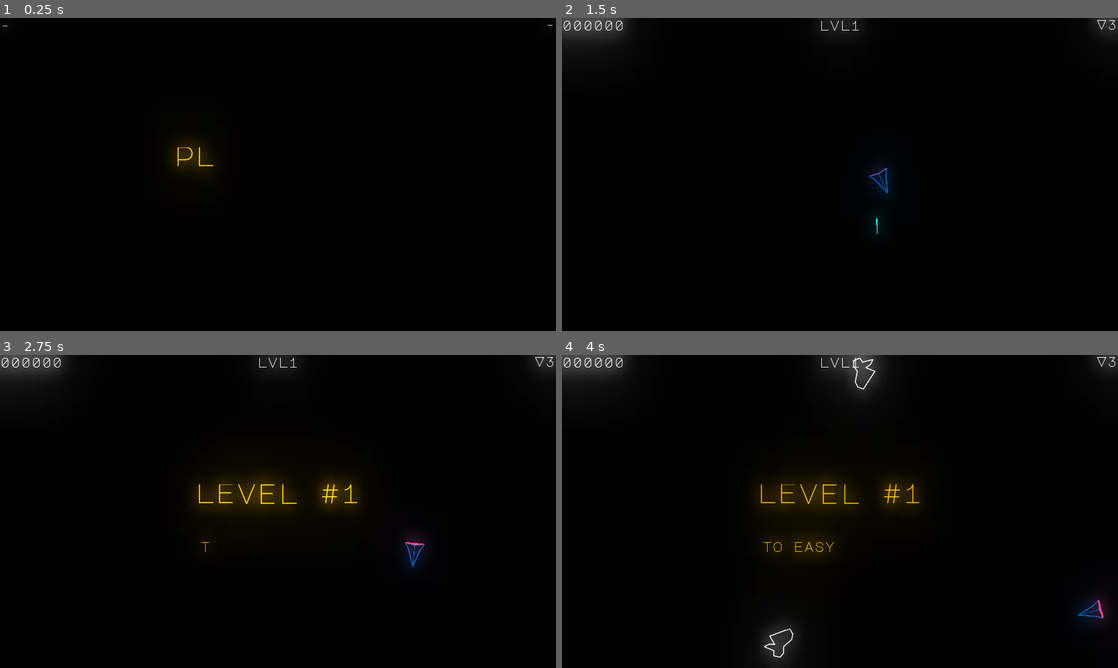
Above: before the commit, frames 1-4 (two rows, left to right).
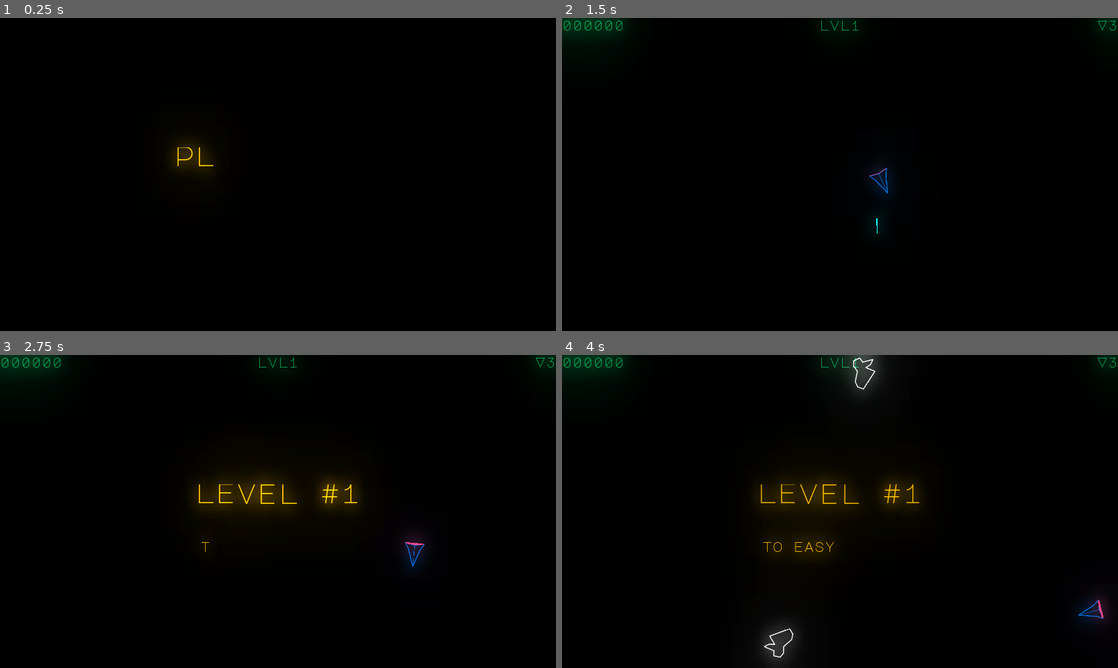
Above: after the commit, the same moments.

Repository: liske/Planetoids
Game: Godot game, scene res://scenes/Space.tscn
The game is run twice, just before and just after one commit, with the same random seed, the same clock (stepped at 60 frames per second) and the same inputs.
Inputs:
- Up to frame 1 (0.25 s): no input
- Up to frame 2 (1.5 s): hold Right (rotate_right) 0.53-1.28 s; hold W (boost) 0.53-1.28 s; hold Left (rotate_left) from 1.28 s (still down); tap Space (shoot) at 1.35 s
- Up to frame 3 (2.75 s): release Left (rotate_left) at 2.03 s; hold Right (rotate_right) from 2.03 s (still down); hold W (boost) from 2.03 s (still down)
- Up to frame 4 (4 s): release W (boost) at 2.78 s; tap Space (shoot) at 2.85 s; release Right (rotate_right) at 3.53 s; hold Left (rotate_left) from 3.53 s (still down); hold W (boost) from 3.53 s (still down)

The runs differ from the first frame. In frame 1, less than 0.1% of the frame differs, in the area x 0-100%, y 2-3%; in frame 2, 1.3%, in the area x 0-100%, y 0-9%; in frame 3, 1.3%; in frame 4, 1.3%.

Commit message:
HUD: add configurable footer labels

Diff:
--- a/objects/controls/HUD.gd
+++ b/objects/controls/HUD.gd
@@ -8,6 +8,12 @@
 
 func update_score(value):
 	$Score.text = "%06d" % value
+
+func set_footer_left(text):
+	$FooterLeft.text = text
+
+func set_footer_right(text):
+	$FooterRight.text = text
 
 func show_idle():
 	$AnimationPlayer.stop()
--- a/objects/controls/HUD.tscn
+++ b/objects/controls/HUD.tscn
@@ -1,8 +1,9 @@
-[gd_scene load_steps=7 format=2]
+[gd_scene load_steps=8 format=2]
 
 [ext_resource path="res://objects/fonts/MajorMonoDisplay LARGE.tres" type="DynamicFont" id=1]
 [ext_resource path="res://objects/fonts/MajorMonoDisplay SMALL.tres" type="DynamicFont" id=2]
 [ext_resource path="res://objects/controls/HUD.gd" type="Script" id=3]
+[ext_resource path="res://objects/fonts/MajorMonoDisplay TINY.tres" type="DynamicFont" id=4]
 
 [sub_resource type="Animation" id=3]
 resource_name = "Continuously"
@@ -238,28 +239,51 @@
 script = ExtResource( 3 )
 
 [node name="Score" type="Label" parent="."]
-margin_right = 40.0
-margin_bottom = 14.0
+margin_right = 320.0
+margin_bottom = 33.0
+rect_pivot_offset = Vector2( 1317, 284 )
+custom_colors/font_color = Color( 0, 0.666667, 0.333333, 1 )
 custom_fonts/font = ExtResource( 2 )
-text = "-"
 
 [node name="Level" type="Label" parent="."]
 margin_left = 320.0
 margin_right = 960.0
 margin_bottom = 33.0
 grow_horizontal = 2
+custom_colors/font_color = Color( 0, 0.666667, 0.333333, 1 )
 custom_fonts/font = ExtResource( 2 )
 align = 1
 
 [node name="Lives" type="Label" parent="."]
-margin_left = 1135.0
-margin_top = -1.0
-margin_right = 1279.0
-margin_bottom = 32.0
+margin_left = 960.0
+margin_right = 1280.0
+margin_bottom = 33.0
 grow_horizontal = 0
+rect_pivot_offset = Vector2( 177, 53 )
+custom_colors/font_color = Color( 0, 0.666667, 0.333333, 1 )
 custom_fonts/font = ExtResource( 2 )
-text = "-"
 align = 2
+
+[node name="FooterLeft" type="Label" parent="."]
+margin_top = 687.0
+margin_right = 540.0
+margin_bottom = 720.0
+rect_pivot_offset = Vector2( 1317, 284 )
+custom_colors/font_color = Color( 0, 0.666667, 0.333333, 1 )
+custom_fonts/font = ExtResource( 4 )
+valign = 2
+
+[node name="FooterRight" type="Label" parent="."]
+margin_left = 740.0
+margin_top = 687.0
+margin_right = 1280.0
+margin_bottom = 720.0
+grow_horizontal = 0
+rect_pivot_offset = Vector2( 177, 53 )
+custom_colors/font_color = Color( 0, 0.666667, 0.333333, 1 )
+custom_fonts/font = ExtResource( 4 )
+align = 2
+valign = 2
 
 [node name="AnimationPlayer" type="AnimationPlayer" parent="."]
 anims/Continuously = SubResource( 3 )
--- /dev/null
+++ b/objects/fonts/MajorMonoDisplay TINY.tres
@@ -0,0 +1,6 @@
+[gd_resource type="DynamicFont" load_steps=2 format=2]
+
+[ext_resource path="res://assets/fonts/MajorMonoDisplay/MajorMonoDisplay-Regular.ttf" type="DynamicFontData" id=1]
+
+[resource]
+font_data = ExtResource( 1 )
--- a/scenes/Space.gd
+++ b/scenes/Space.gd
@@ -9,6 +9,7 @@
 var ASTROID_OFFSET = -200
 
 class Planetoids:
+	var config: ConfigFile
 	var idle : bool
 	var level: int setget _level_set
 	var lives: int setget _lives_set
@@ -32,6 +33,22 @@
 	func _init(_hud, _ship):
 		self.hud = _hud
 		self.ship = _ship
+
+		self.config = ConfigFile.new()
+
+		# load config
+		var err = config.load("user://planetoids.cfg")
+
+		# set defaults if not found
+		if err != OK:
+			config.set_value("footer", "left", "")
+			config.set_value("footer", "right", "")
+			# warning-ignore:return_value_discarded
+			config.save("user://planetoids.cfg")
+
+		# read hud configuration
+		self.hud.set_footer_left(config.get_value("footer", "left", ""))
+		self.hud.set_footer_right(config.get_value("footer", "right", ""))
 
 	func stop():
 		self.idle = true
